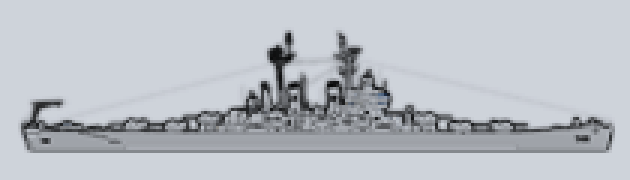
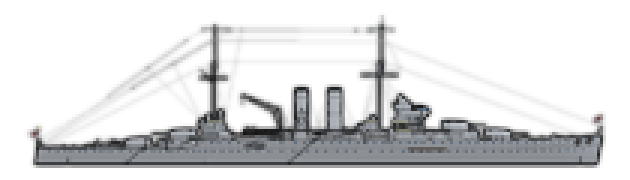
Layered file, before and after one edit (630 × 180). Changes by layer:
removed layer "Layer 17" from group "Group 1" over [21, 30, 612, 150]
added layer "Layer 28" in group "Group 1" over [27, 15, 603, 165]
hid "Layer 12" over [0, 0, 630, 180]
